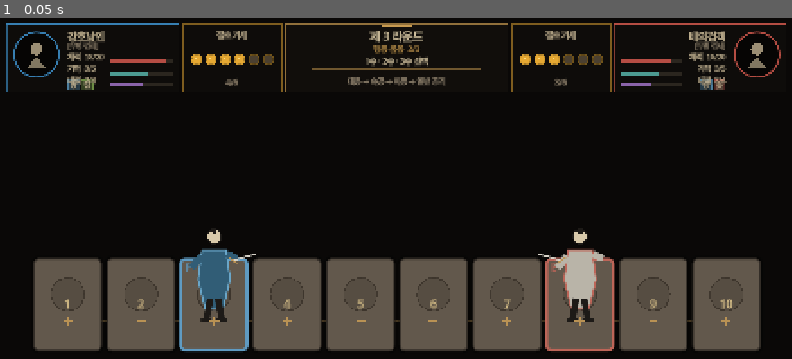
Above: before the commit, frame 1.
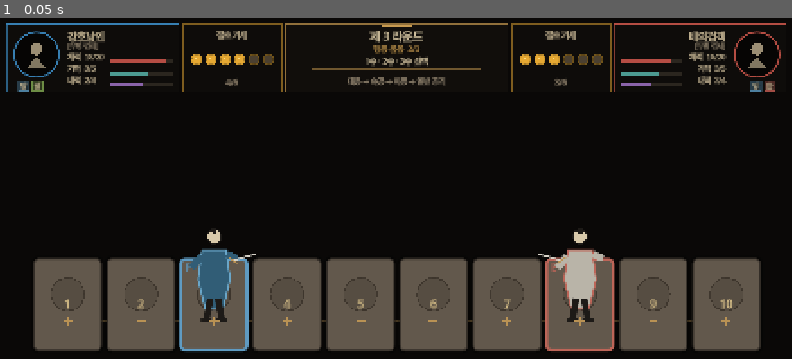
Above: after the commit, the same moment.

Repository: alsdmlals4-eng/Ten-Paces-Hidden-Moves
Game: Godot game, scene res://scenes/combat/combat_board_preview.tscn
Two runs of this game, one before a commit and one after it. Both use one fixed random seed, a clock stepped at 60 frames per second and the inputs below.
Inputs:
- Up to frame 1 (0.05 s): no input

The runs differ from the first frame. In frame 1, 0.4% of the frame differs, in the area x 2-98%, y 17-22%.

Commit message:
fix: separate HUD status chips from resource bars

Diff:
--- a/src/ui/combatant_status_panel.gd
+++ b/src/ui/combatant_status_panel.gd
@@ -111,10 +111,10 @@
         label.size = Vector2(content_width, 18.0)
         label.horizontal_alignment = _name_label.horizontal_alignment
 
-    var chip_y := maxf(101.0, size.y - 24.0)
+    var chip_y := maxf(100.0, size.y - 22.0)
     for index in range(_status_labels.size()):
         var chip := _status_labels[index]
-        var chip_x := content_x + float(index) * 25.0 if side == "player" else content_right - 22.0 - float(index) * 25.0
+        var chip_x := portrait_x + 8.0 + float(index) * 25.0 if side == "player" else portrait_x + portrait_size - 30.0 - float(index) * 25.0
         chip.position = Vector2(chip_x, chip_y)
         chip.size = Vector2(22.0, 20.0)
 
